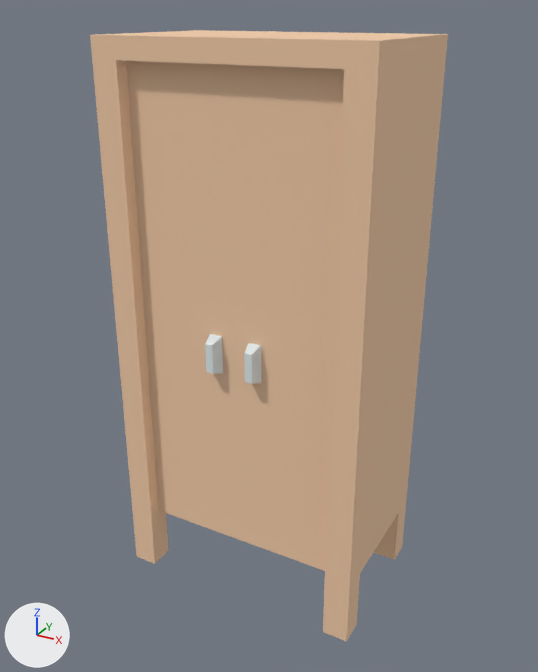
Renders of the glTF model assets/props/furniture/bookcaseClosedDoors.glb from each side of a commit.
Both versions are drawn from a 50 mm lens placed at (0.708, -0.805, 0.881), pointed at (0.199, 0.121, 0.418). Lighting does not change. The marker at lower left points along +X, +Y and +Z. The older version comes first. Vertices at exactly the same position are counted once.

Names of what the first picture shows: 'bookcaseClosedDoors(Clone)', 'doorLeft', 'doorRight'.
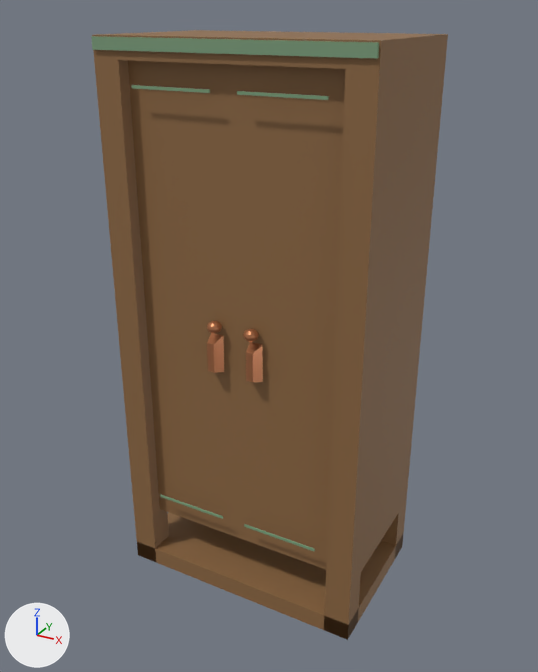
What changed in the scene script:
```text
Add mat_oakdark_002:
    mat_oakdark_002 = principled_material('oakDark.002')
    mat_oakdark_002.base_color = (0.27, 0.14, 0.055)  # brown #8e6942
    mat_oakdark_002.roughness = 0.6
Add mat_copper_002:
    mat_copper_002 = principled_material('copper.002')
    mat_copper_002.base_color = (0.55, 0.22, 0.1)  # orange #c48159
    mat_copper_002.metallic = 0.7
    mat_copper_002.roughness = 0.35
Change me_mesh_bookcasecloseddoors:
    remove me_mesh_bookcasecloseddoors.from_pydata(...)  # 122 vertices, 240 faces; spans x 0.0..0.4, y 0.0..0.25, z 0.0..0.85
    add me_mesh_bookcasecloseddoors.from_pydata(...)  # 217 vertices, 362 faces; spans x 0.0..0.4, y -0.004..0.25, z 0.0..0.85
    me_mesh_bookcasecloseddoors part 1: a new loose piece, a box spanning x 0.002..0.398, y -0.004..0.248, z 0.832..0.848, in mat_sage_002 (greyish green #7c9e7c)
    me_mesh_bookcasecloseddoors part 2: 59 vertices added at x 0.0..0.4, y 0.0..0.25, z 0.03..0.82
    me_mesh_bookcasecloseddoors part 3: 179 faces spanning x 0.0..0.4, y 0.0..0.25, z 0.0..0.85 switch from mat_wood (beige #f3cca8) to mat_oakdark_002 (brown #8e6942)
    other edits to the shape of me_mesh_bookcasecloseddoors do not show in these pictures
    add me_mesh_bookcasecloseddoors.materials.append(mat_sage_002)  # greyish green #7c9e7c
Change me_mesh_doorleft:
    used by ob_doorleft; parent = ob_bookcasecloseddoors_clone; location = (0.04, 0.02, 0.115)
    remove me_mesh_doorleft.from_pydata(...)  # 16 vertices, 28 faces; spans x 0.0..0.16, y -0.02..0.02, z 0.0..0.705
    add me_mesh_doorleft.from_pydata(...)  # 94 vertices, 172 faces; spans x 0.0..0.16, y -0.022..0.02, z 0.0..0.705
    me_mesh_doorleft part 4: a new loose piece, a UV sphere (12 segments, 6 rings, poles along z) spanning x 0.119..0.141, y -0.022..0.0, z 0.344..0.361, in mat_copper_002 (orange #c48159)
    me_mesh_doorleft part 5: a new loose piece, a box spanning x 0.02..0.14, y -0.021..-0.019, z 0.03..0.034, in mat_sage_002 (greyish green #7c9e7c)
    me_mesh_doorleft part 6: a new loose piece, a box spanning x 0.02..0.14, y -0.021..-0.019, z 0.671..0.675, in mat_sage_002 (greyish green #7c9e7c)
    me_mesh_doorleft part 7: 18 faces spanning x 0.0..0.16, y 0.0..0.02, z 0.0..0.705 switch from mat_wood (beige #f3cca8) to mat_oakdark_002 (brown #8e6942)
    me_mesh_doorleft part 8: 10 faces spanning x 0.118..0.138, y -0.02..0.0, z 0.278..0.337 switch from mat_metal (white #dfeaec) to mat_copper_002 (orange #c48159)
    add me_mesh_doorleft.materials.append(mat_sage_002)  # greyish green #7c9e7c
Change me_mesh_doorright:
    used by ob_doorright; parent = ob_bookcasecloseddoors_clone; location = (0.36, 0.02, 0.115)
    remove me_mesh_doorright.from_pydata(...)  # 16 vertices, 28 faces; spans x -0.16..0.0, y -0.02..0.02, z 0.0..0.705
    add me_mesh_doorright.from_pydata(...)  # 94 vertices, 172 faces; spans x -0.16..0.0, y -0.022..0.02, z 0.0..0.705
    me_mesh_doorright part 9: a new loose piece, a UV sphere (12 segments, 6 rings, poles along z) spanning x -0.141..-0.119, y -0.022..0.0, z 0.344..0.361, in mat_copper_002 (orange #c48159)
    me_mesh_doorright part 10: a new loose piece, a box spanning x -0.14..-0.02, y -0.021..-0.019, z 0.03..0.034, in mat_sage_002 (greyish green #7c9e7c)
    me_mesh_doorright part 11: a new loose piece, a box spanning x -0.14..-0.02, y -0.021..-0.019, z 0.671..0.675, in mat_sage_002 (greyish green #7c9e7c)
    me_mesh_doorright part 12: 10 faces spanning x -0.138..-0.118, y -0.02..0.0, z 0.278..0.337 switch from mat_metal (white #dfeaec) to mat_copper_002 (orange #c48159)
    me_mesh_doorright part 13: 18 faces spanning x -0.16..0.0, y 0.0..0.02, z 0.0..0.705 switch from mat_wood (beige #f3cca8) to mat_oakdark_002 (brown #8e6942)
    add me_mesh_doorright.materials.append(mat_sage_002)  # greyish green #7c9e7c
Change ob_bookcasecloseddoors_clone:
    ob_bookcasecloseddoors_clone.location: (0.0, 0.0, 0.0) -> (0.0, 0.004, 0.0)
```

Changed parts and their boxes (x1, y1, x2, y2) in the pictures (538 x 672 px):
'bookcaseClosedDoors(Clone)', reshaped, moved
    before: (90, 30, 448, 642)
    after: (91, 30, 448, 640)
'doorRight', reshaped, moved
    before: (230, 65, 344, 563)
    after: (231, 65, 346, 562)
'doorLeft', reshaped, moved
    before: (126, 61, 239, 532)
    after: (128, 61, 240, 531)
part 1 of me_mesh_bookcasecloseddoors, added
    after: (91, 36, 379, 59)
part 2 of me_mesh_bookcasecloseddoors, added (mostly hidden)
    after: (118, 60, 403, 639)
part 3 of me_mesh_bookcasecloseddoors, recoloured (beige to brown)
    both: (92, 30, 448, 640)
part 4 of me_mesh_doorleft, added
    after: (207, 321, 222, 334)
part 5 of me_mesh_doorleft, added
    after: (160, 494, 223, 519)
part 6 of me_mesh_doorleft, added
    after: (132, 85, 210, 93)
part 7 of me_mesh_doorleft, recoloured
    both: (128, 61, 239, 530)
part 8 of me_mesh_doorleft, recoloured (white to orange)
    both: (207, 334, 223, 373)
part 9 of me_mesh_doorright, added
    after: (243, 329, 259, 342)
part 10 of me_mesh_doorright, added
    after: (244, 524, 315, 551)
part 11 of me_mesh_doorright, added
    after: (237, 91, 329, 100)
part 12 of me_mesh_doorright, recoloured (white to orange)
    both: (246, 343, 261, 382)
part 13 of me_mesh_doorright, recoloured
    both: (231, 65, 344, 561)
